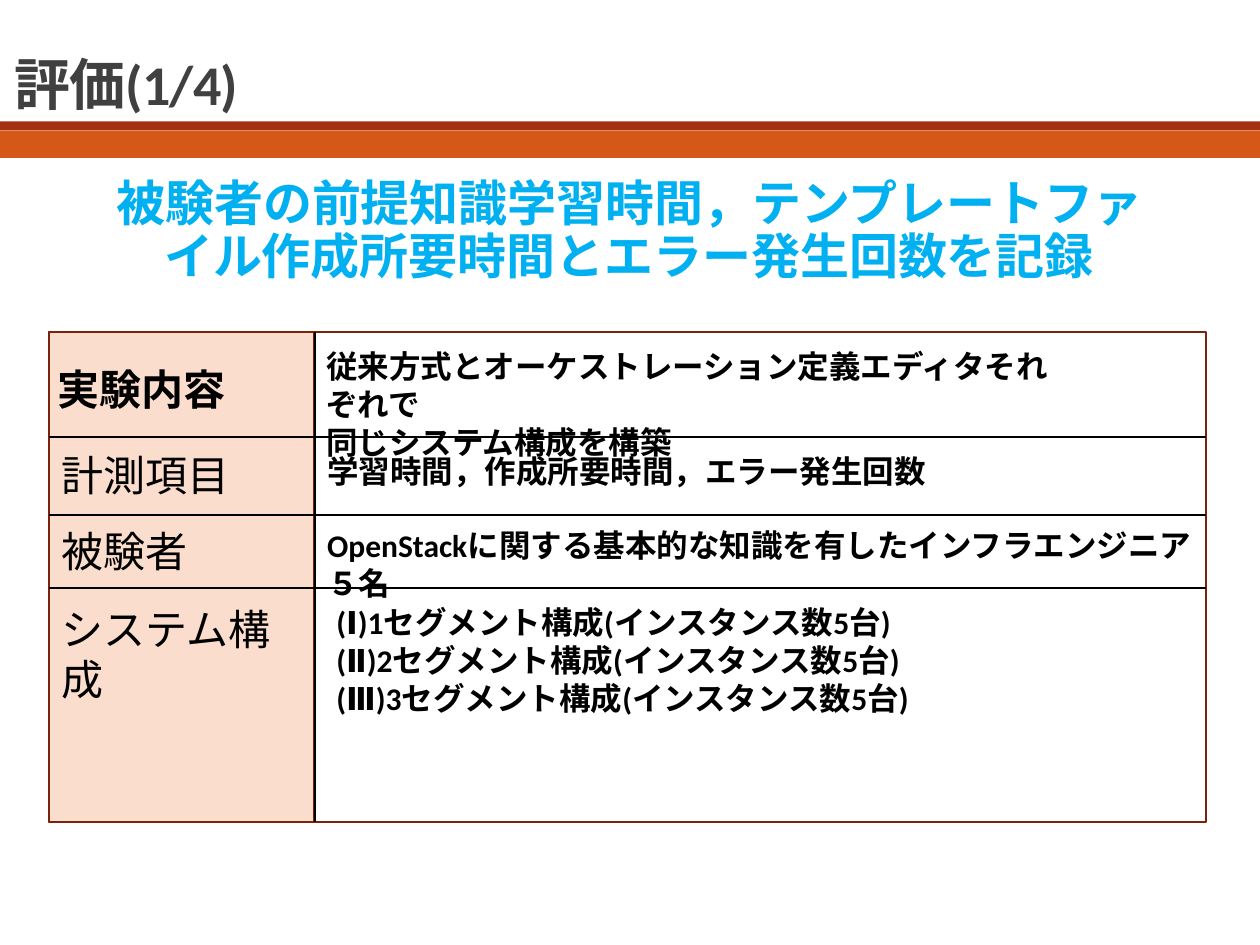
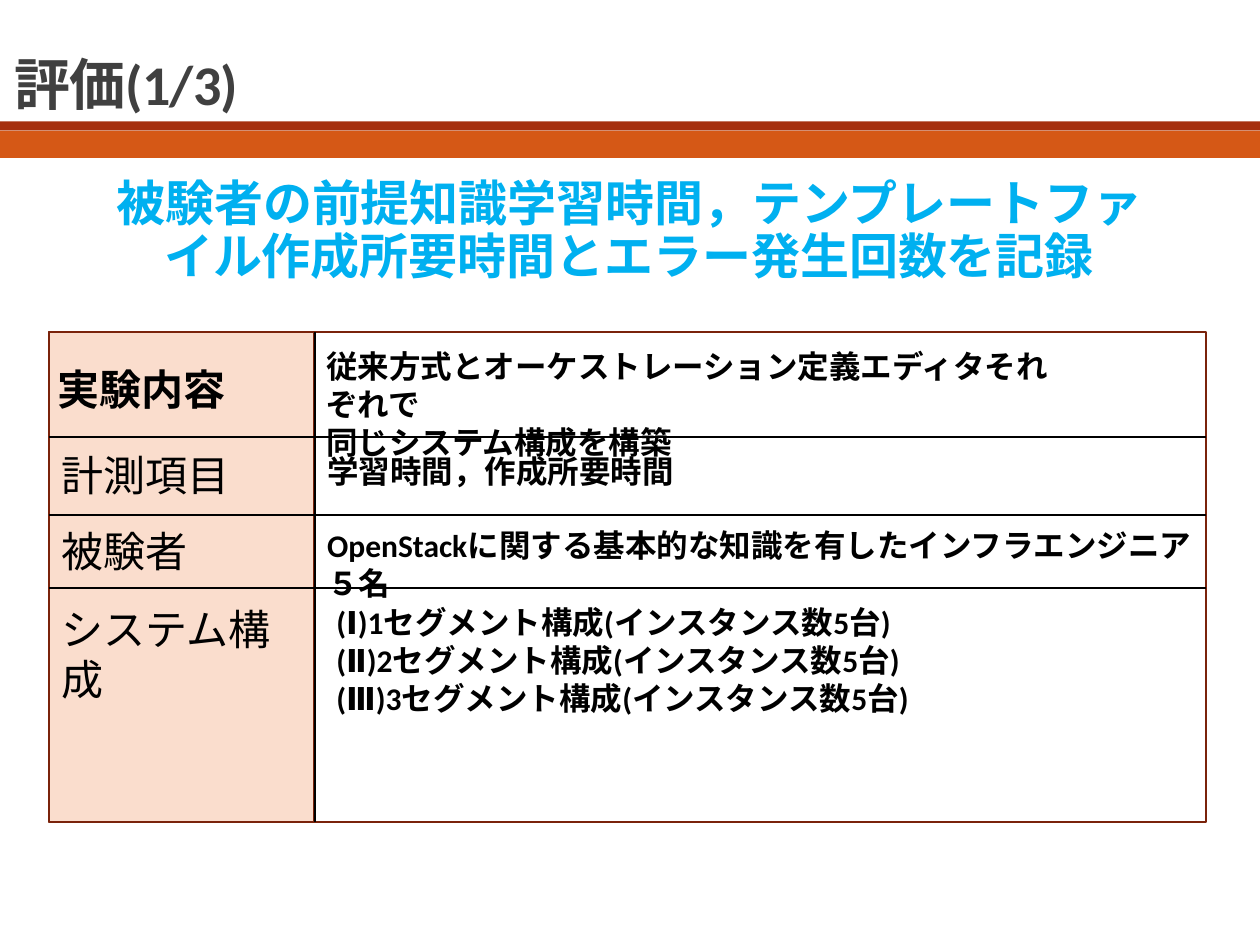
Before and after one commit to bokuhide/GUIToolCreate, a slide deck: slide 10 of 卒業論文本体/発表用スライド_川口.pptx (slide 9 before the commit). Drawn at 1260x945 pixels with LibreOffice and Linux fonts; fonts in the diff are those of the drawing. Boxes give left, top, right and bottom in pixels: in the first picture for what was removed or moved away, otherwise in the second. Text is boxed around its words. In the diff, an @@ line names an element or a change of style, - is before the commit and + after.

```diff
--- a/卒業論文本体/発表用スライド_川口.pptx
+++ b/卒業論文本体/発表用スライド_川口.pptx
@@ title at (14, 57, 238, 114): text changed @@
-評価(1/4)
+評価(1/3)
@@ text at (327, 451, 673, 488): text changed @@
-学習時間，作成所要時間，エラー発生回数
+学習時間，作成所要時間
```
Also in this commit, not shown: 10 other slides changed, 2 slides added, 1 slide removed, 5 other files.
